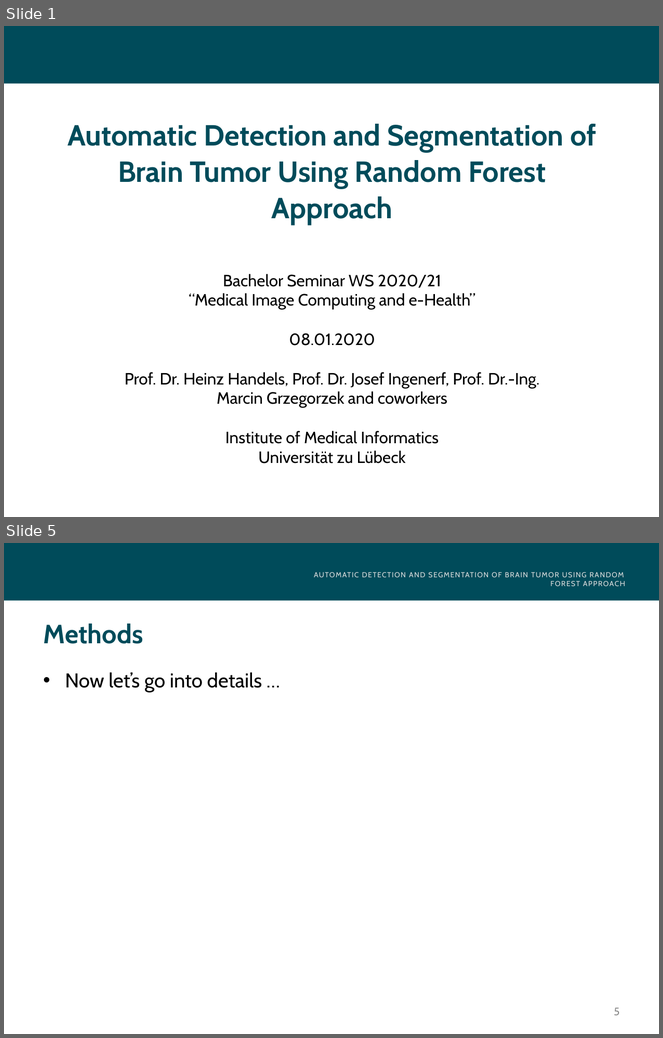
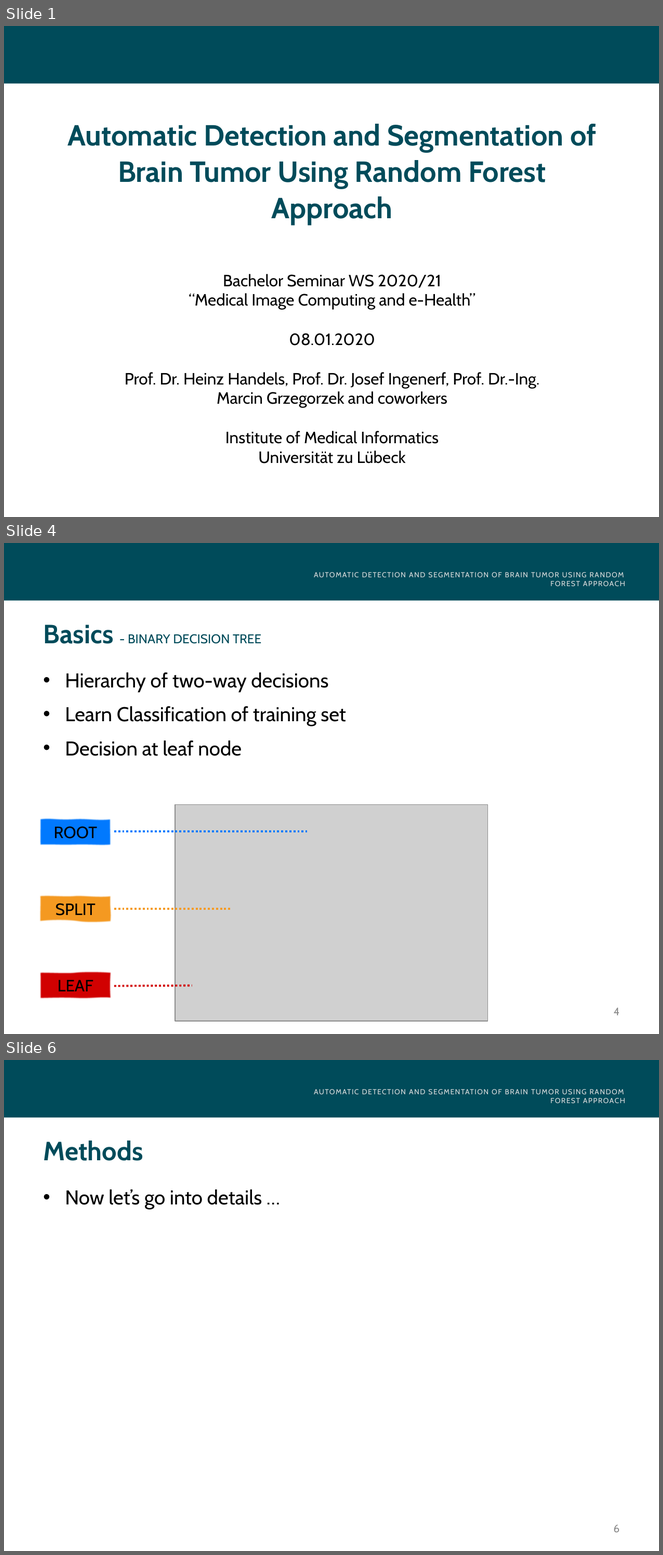
Before and after one commit to leobreo/brain_tumor_recognition, a slide deck: seminarppt.pptx. Shown one above the other, each under a label of ours: slides 1 and 5 before the commit, slides 1, 4 and 6 after it; the slides between them are not shown. The pictures are 663x1038 and 663x1555 pixels, drawn with LibreOffice and Linux fonts; fonts in the diff are those of the drawing; grey boxes stand for pictures; background and template pictures are left out. Boxes give left, top, right and bottom in pixels: in the first picture for what was removed or moved away, otherwise in the second. Text is boxed around its words. In the diff, an @@ line names an element or a change of style, - is before the commit and + after.

```diff
--- a/seminarppt.pptx
+++ b/seminarppt.pptx
@@ slide 4 added at box(4, 543, 659, 1034), background #FFFFFF; not listed: 3 template elements that a slide beside it also shows @@
@@ title added at box(44, 625, 261, 644), 14 pt, text #004B5A @@
+Basics - BINARY DECISION TREE
@@ text added at box(65, 672, 346, 756), 22 pt, text #000000 @@
+• Hierarchy of two-way decisions
+• Learn Classification of training set
+• Decision at leaf node
@@ picture added at box(175, 805, 488, 1021) @@
@@ freeform shape added at box(40, 819, 112, 845), fill #007AFF, 18 pt, text #000000 @@
+ROOT
@@ line added from (114, 832) to (307, 832), #007AFF 2.25 pt dashed @@
@@ freeform shape added at box(40, 896, 112, 922), fill #F59A22, 18 pt, text #000000 @@
+SPLIT
@@ line added from (114, 909) to (232, 909), #F59A22 2.25 pt dashed @@
@@ freeform shape added at box(40, 973, 112, 999), fill #D20000, 18 pt, text #000000 @@
+LEAF
@@ line added from (114, 987) to (192, 986), #D20000 2.25 pt dashed @@
@@ what was slide 5 is now slide 6 @@
@@ page number at box(613, 1525, 620, 1533): text changed @@
-5
+6
```
Also in this commit, not shown: 1 slide changed, 2 other slides added, 2 slides removed, 1 other file.
